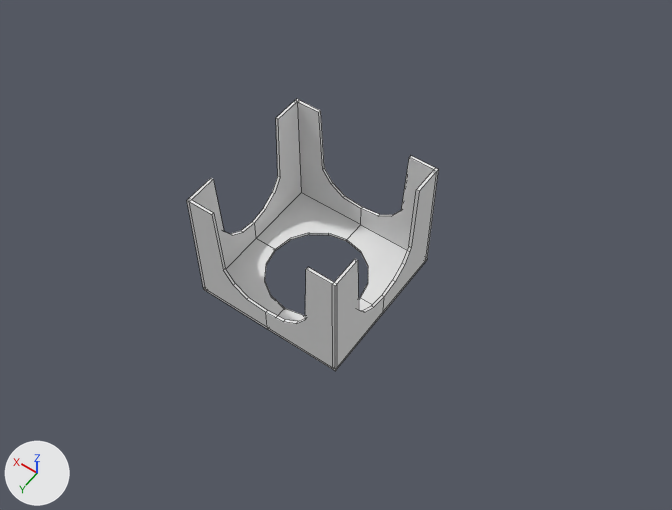
Two versions of the Blender file hydro-cube/hydro-cube.blend, one commit apart.
Camera for both pictures: a 50 mm camera at (-179.0, 233.0, 393.0) aimed at (-21.0, 12.0, 44.0). Lighting does not change. The marker at lower left points along +X, +Y and +Z. Mesh edges are drawn as thin lines.
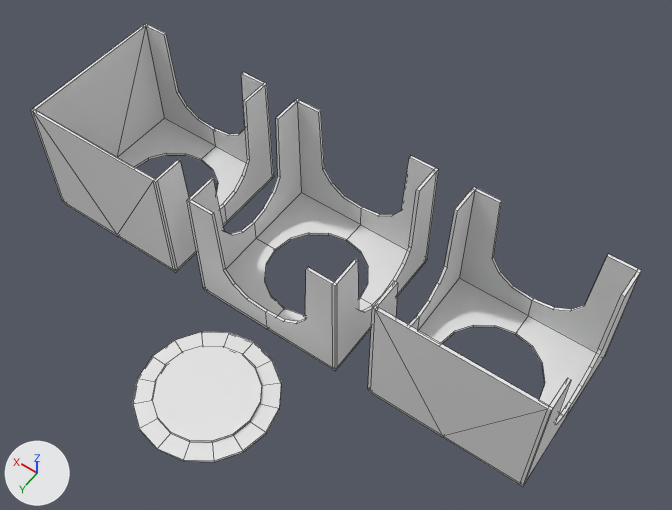
Commit message: edit cube

Edits to the bpy script that builds the scene:
```text
Add me_cube_001:
    me_cube_001.from_pydata(...)  # 150 vertices, 113 faces; spans x -42.0..42.0, y -42.0..42.0, z 0.0..70.1
    me_cube_001.materials.append(mat_material)  # white #e7e7e7
Add me_cube_002:
    me_cube_002.from_pydata(...)  # 132 vertices, 106 faces; spans x -42.0..42.0, y -42.0..42.0, z 0.0..70.1
    me_cube_002.materials.append(mat_material)  # white #e7e7e7
Add me_cube_003:
    me_cube_003.from_pydata(...)  # 64 vertices, 50 faces; spans x -35.4..35.4, y -35.4..35.4, z -3.1..0.0
    me_cube_003.materials.append(mat_material)  # white #e7e7e7
Add ob_cube_side:
    ob_cube_side = bpy.data.objects.new('cube-side', me_cube_001)
    ob_cube_side.location = (-103.1, 0.0, 0.0)
Add ob_cube_corner:
    ob_cube_corner = bpy.data.objects.new('cube-corner', me_cube_002)
    ob_cube_corner.location = (103.1, 0.0, 0.0)
Add ob_lid:
    ob_lid = bpy.data.objects.new('lid', me_cube_003)
    ob_lid.location = (0.0, 88.1, 0.0)
    ob_lid.rotation_euler = (0.0, 3.142, 0.0)  # degrees (0, 180, 0)
```

Changed parts and their boxes [x1, y1, x2, y2] in the pictures (672 x 510 px):
'cube-side', added: after [368, 187, 642, 487]
'cube-corner', added: after [31, 23, 274, 272]
'lid', added: after [133, 332, 281, 462]
